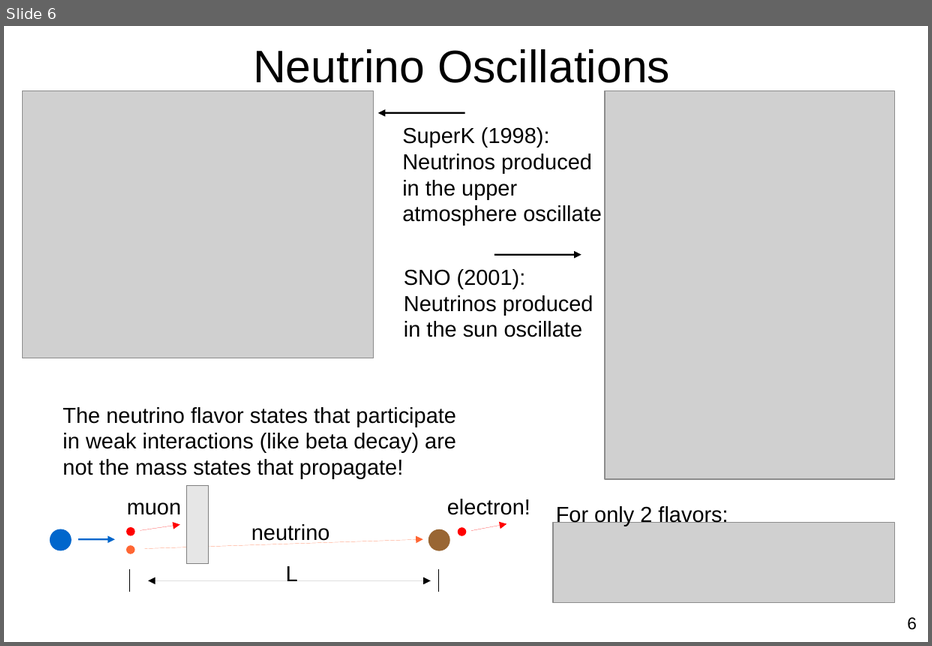
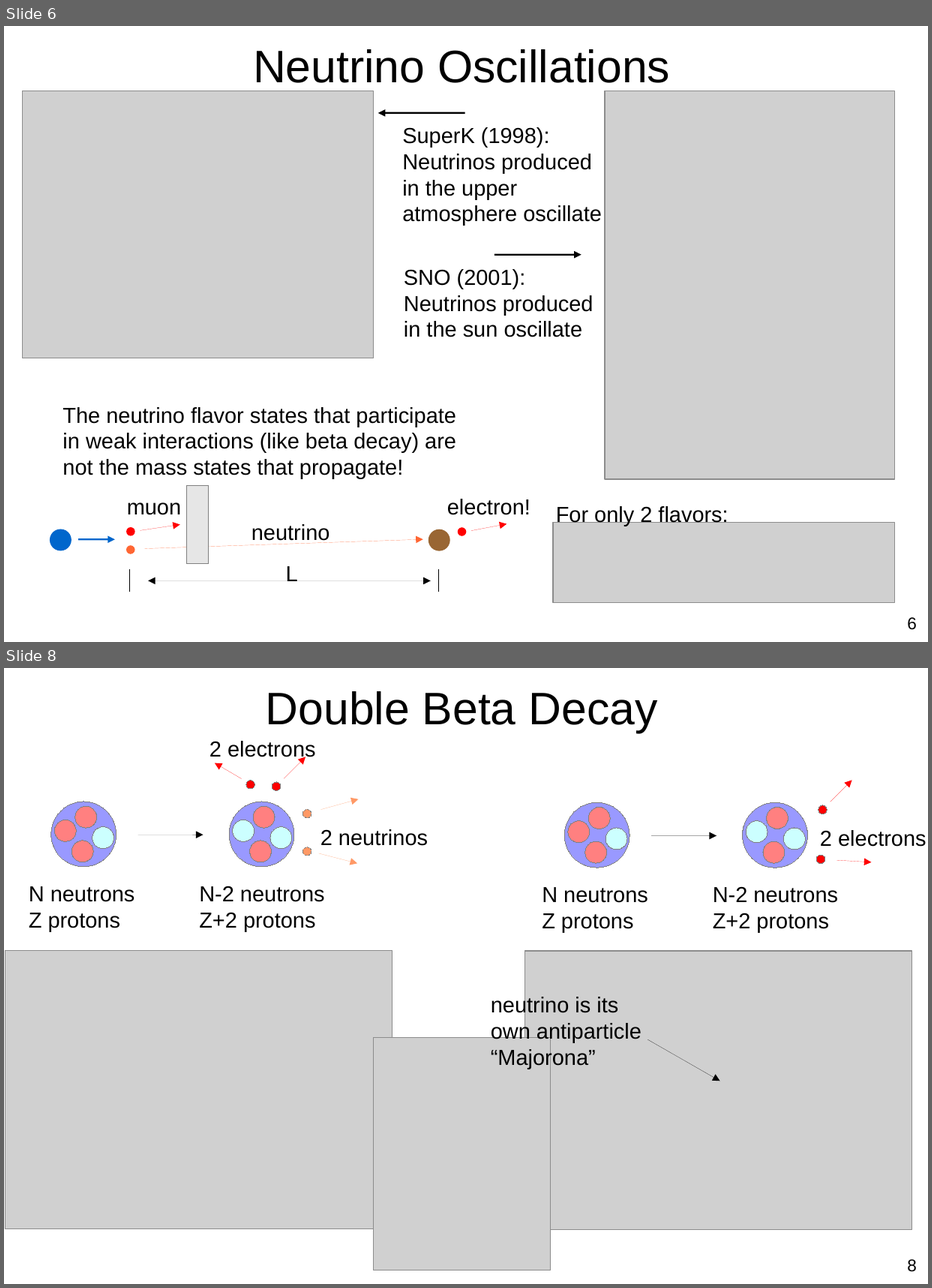
Before and after one commit to steveherrin/PhDThesis, a slide deck: Defense Presentation/Herrin-20130524-PhDDefense.odp. Shown one above the other, each under a label of ours: slide 6 before the commit, slides 6 and 8 after it; the slides between them are not shown. The pictures are 932x646 and 932x1288 pixels, drawn with LibreOffice and Linux fonts; fonts in the diff are those of the drawing; grey boxes stand for pictures. Boxes give left, top, right and bottom in pixels: in the first picture for what was removed or moved away, otherwise in the second. Text is boxed around its words. In the diff, an @@ line names an element or a change of style, - is before the commit and + after.

Commit message:
Double beta decay slides.

```diff
--- a/Defense Presentation/Herrin-20130524-PhDDefense.odp
+++ b/Defense Presentation/Herrin-20130524-PhDDefense.odp
@@ slide 8 added at <box>4,668,928,1284</box>, background #FFFFFF @@
@@ title added at <box>266,691,657,732</box>, 37.7 pt, text #000000 @@
+Double Beta Decay
@@ group added at <box>29,741,428,931</box>: 14 ellipses, 5 arrows, 4 texts @@
+N neutrons
+Z protons
+N-2 neutrons
+Z+2 protons
+2 electrons
+2 neutrinos
@@ group added at <box>542,780,926,932</box>: 12 ellipses, 3 arrows, 3 texts @@
+N neutrons
+Z protons
+N-2 neutrons
+Z+2 protons
+2 electrons
@@ picture added at <box>6,951,392,1230</box> @@
@@ picture added at <box>524,951,912,1230</box> @@
@@ text added at <box>491,996,642,1068</box>, 18 pt, text #000000 @@
+neutrino is its own antiparticle
+“Majorona”
@@ picture added at <box>374,1038,551,1270</box> @@
@@ arrow added from (648, 1039) to (720, 1081), #000000 0 pt @@
@@ page number added at <box>907,1259,917,1272</box>, 14 pt, text #000000 @@
+8
```
Also in this commit, not shown: 1 slide changed, 2 other slides added.
